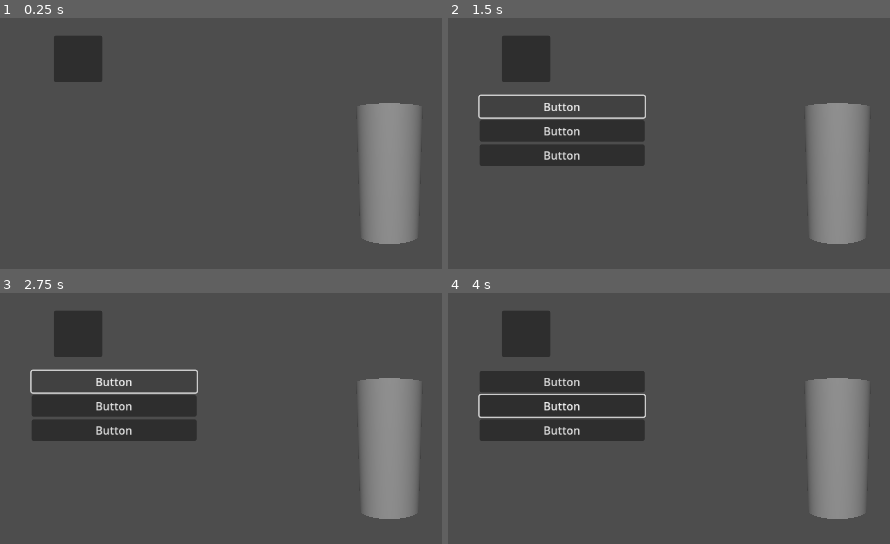
Above: before the commit, frames 1-4 (two rows, left to right).
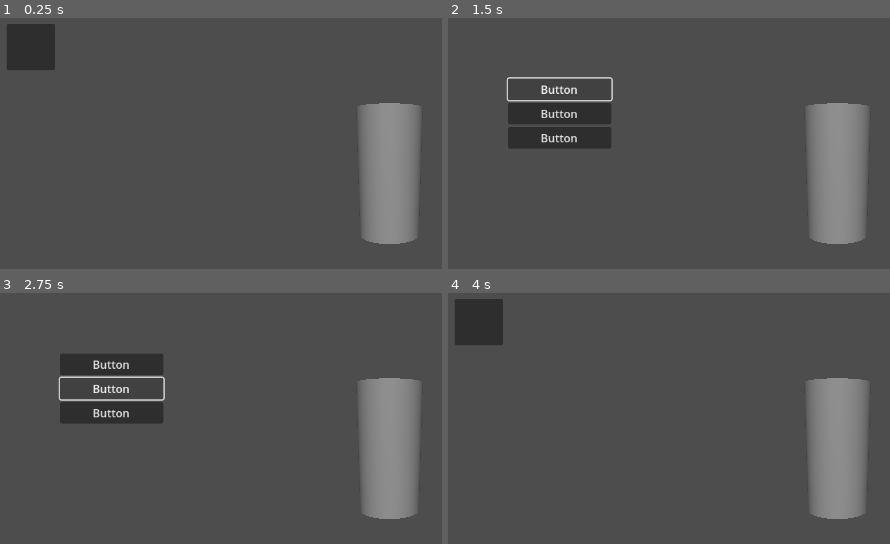
Above: after the commit, the same moments.

Repository: muriplz/Puaj
Game: Godot game, scene res://level.tscn
Same seed, same stepped clock (60 frames per second), same inputs: the game is played once before the commit and once after it.
Inputs (mouse positions are in pixels of both pictures, inside the frame that each line leads up to; where the layout moved, square brackets give the same spot in the first picture):
- Up to frame 1 (0.25 s): no input
- Up to frame 2 (1.5 s): click (478, 48) [527, 58] at 0.5 s; click "Button" at 1.25 s
- Up to frame 3 (2.75 s): click "Button" at 2 s
- Up to frame 4 (4 s): click "Button" at 2.75 s; tap Enter at 3.5 s; move the mouse to (outside the picture) at 3.52 s; hold D (right) from 3.53 s (still down); click (outside the picture) at 3.67 s

The runs differ from the first frame. In frame 1, 3.9% of the frame differs, in the area x 1-24%, y 2-26%; in frame 2, 7.9%; in frame 3, 8.8%; in frame 4, 13%, in the area x 1-45%, y 2-59%.

Commit message:
w

Diff:
--- /dev/null
+++ b/Hall.gd
@@ -0,0 +1,13 @@
+extends MarginContainer
+
+func _ready():
+	var margin_value = 100
+	add_theme_constant_override("margin_top", margin_value)
+	add_theme_constant_override("margin_left", margin_value)
+	add_theme_constant_override("margin_bottom", margin_value)
+	add_theme_constant_override("margin_right", margin_value)
+
+
+# Called every frame. 'delta' is the elapsed time since the previous frame.
+func _process(delta):
+	pass
--- a/level.tscn
+++ b/level.tscn
@@ -6,6 +6,7 @@
 [ext_resource type="Script" path="res://scripts/player/PlayerCamera.gd" id="2_j6n1o"]
 [ext_resource type="Script" path="res://scripts/TileManager.gd" id="3_carvu"]
 [ext_resource type="Script" path="res://scripts/TileGetter.gd" id="4_1lgmd"]
+[ext_resource type="Script" path="res://Hall.gd" id="7_ygmds"]
 
 [sub_resource type="CylinderShape3D" id="CylinderShape3D_x3jx3"]
 
@@ -55,19 +56,19 @@
 anchor_top = 1.0
 anchor_right = 1.45
 anchor_bottom = 1.0
-offset_left = 34.0
-offset_top = -3.0
-offset_right = 104.0
-offset_bottom = 64.0
+offset_left = -34.0
+offset_top = -20.0
+offset_right = 36.0
+offset_bottom = 47.0
 script = ExtResource("1_r7q8o")
 
 [node name="Hall" type="MarginContainer" parent="UI"]
-visible = false
 layout_mode = 0
-offset_left = 60.0
-offset_top = 124.0
-offset_right = 298.0
-offset_bottom = 414.0
+offset_left = 1.0
+offset_top = -1.0
+offset_right = 350.0
+offset_bottom = 647.0
+script = ExtResource("7_ygmds")
 
 [node name="VBoxContainer" type="VBoxContainer" parent="UI/Hall"]
 layout_mode = 2
--- a/scripts/UIOpener.gd
+++ b/scripts/UIOpener.gd
@@ -6,10 +6,25 @@
 func _ready():
 	# Find the Hall panel container node
 	hall = get_node("../Hall")
-
+	hall.visible = false
 	# Connect the button's "pressed" signal to the _on_BurguerOpener_pressed() method
 	connect("pressed", Callable(self, "_on_BurguerOpener_pressed"))
 
 func _on_BurguerOpener_pressed():
-	# Toggle the visibility of the Hall panel container
-	hall.visible = not hall.visible
+
+	# Toggle visibility: Hide the Button, show the Hall
+	self.visible = false
+	hall.visible = true
+
+func _unhandled_input(event):
+	if event is InputEventMouseButton and event.pressed and event.button_index == MOUSE_BUTTON_LEFT:
+		var click_pos = hall.get_local_mouse_position()
+
+		# Check if the click is outside the Hall
+		if not hall.get_rect().has_point(click_pos):
+			# If the Hall is visible and the click is outside, toggle the visibility
+			if hall.visible:
+				hall.visible = false
+				self.visible = true
+
+		# Ensure the input doesn't propagate further if it's handled
Not shown: 1 places in level.tscn that only renumber resources
